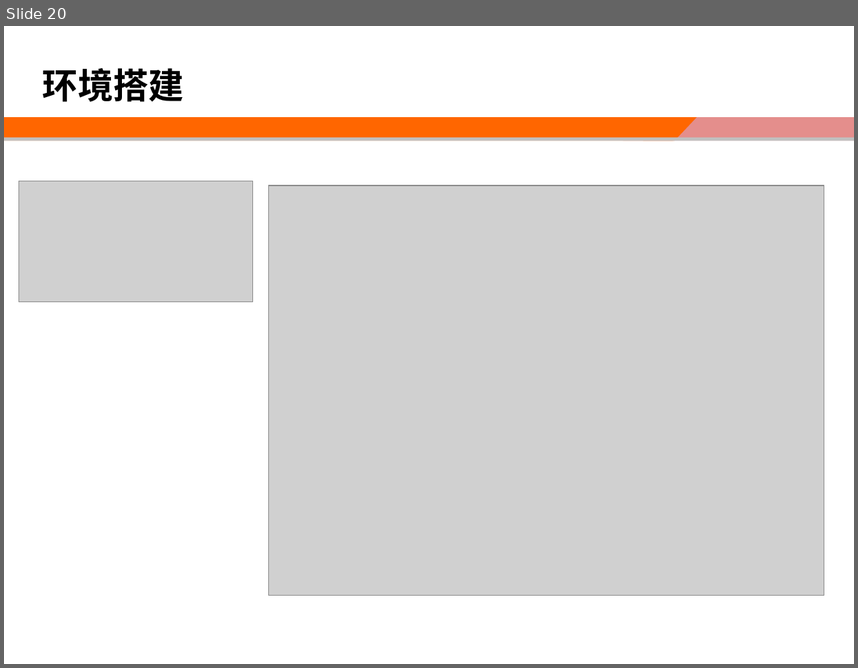
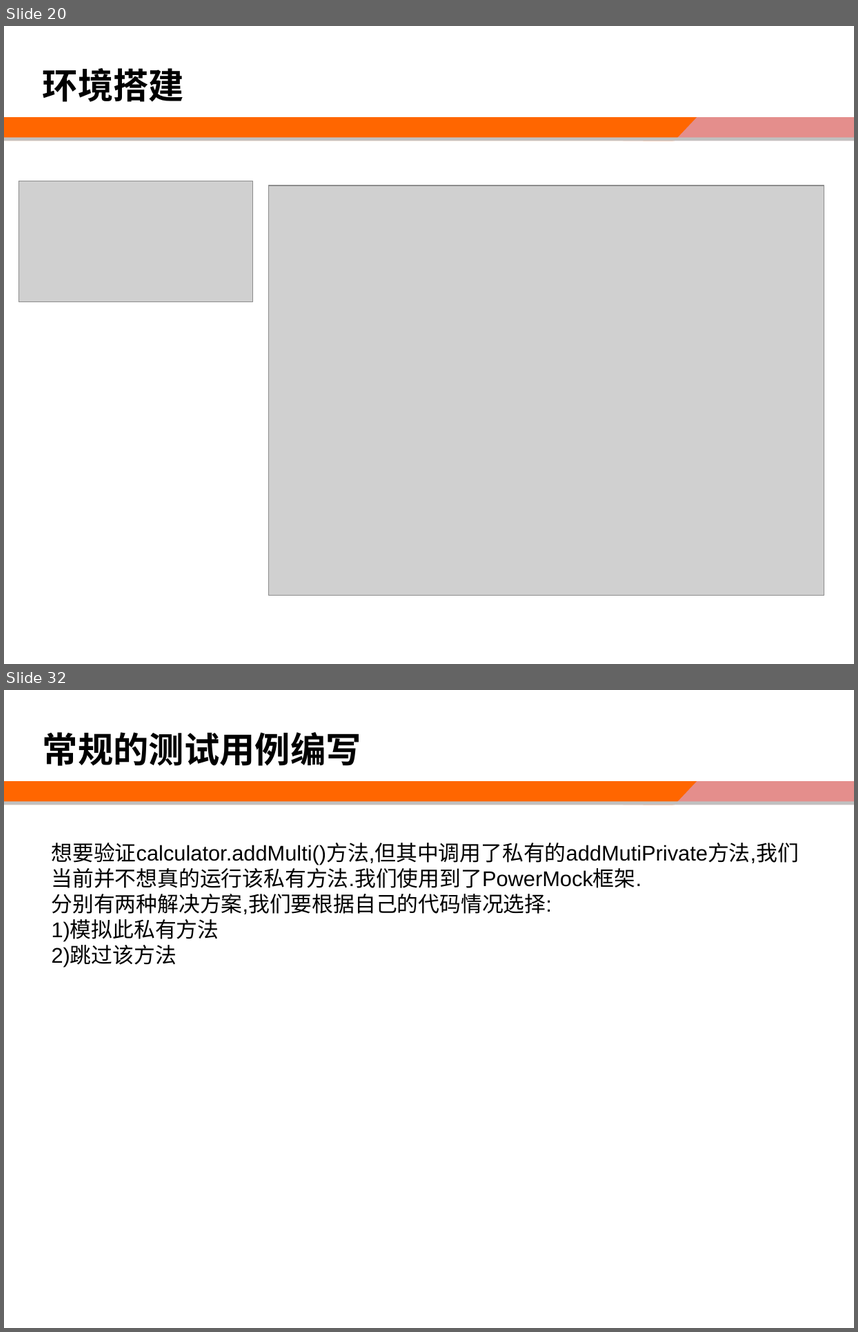
Before and after one commit to zhaosw/doc, a slide deck: 单元测试教程.ppt. Shown one above the other, each under a label of ours: slide 20 before the commit, slides 20 and 32 after it; the slides between them are not shown. The pictures are 858x668 and 858x1332 pixels, drawn with LibreOffice and Linux fonts; fonts in the diff are those of the drawing; grey boxes stand for pictures; background and template pictures are left out. Boxes give left, top, right and bottom in pixels: in the first picture for what was removed or moved away, otherwise in the second. Text is boxed around its words. In the diff, an @@ line names an element or a change of style, - is before the commit and + after.

```diff
--- a/单元测试教程.ppt
+++ b/单元测试教程.ppt
@@ slide 32 added at <box>4,690,854,1328</box>, background #FFFFFF; not listed: 4 template elements that a slide beside it also shows @@
@@ text added at <box>43,732,361,766</box>, 30 pt, text #000000, bold @@
+常规的测试用例编写
@@ text added at <box>52,842,799,967</box>, 18 pt, text #000000 @@
+想要验证calculator.addMulti()方法,但其中调用了私有的addMutiPrivate方法,我们当前并不想真的运行该私有方法.我们使用到了PowerMock框架.
+分别有两种解决方案,我们要根据自己的代码情况选择:
+1)模拟此私有方法
+2)跳过该方法
```
Also in this commit, not shown: 7 slides changed, 11 other slides added, 2 slides removed.
